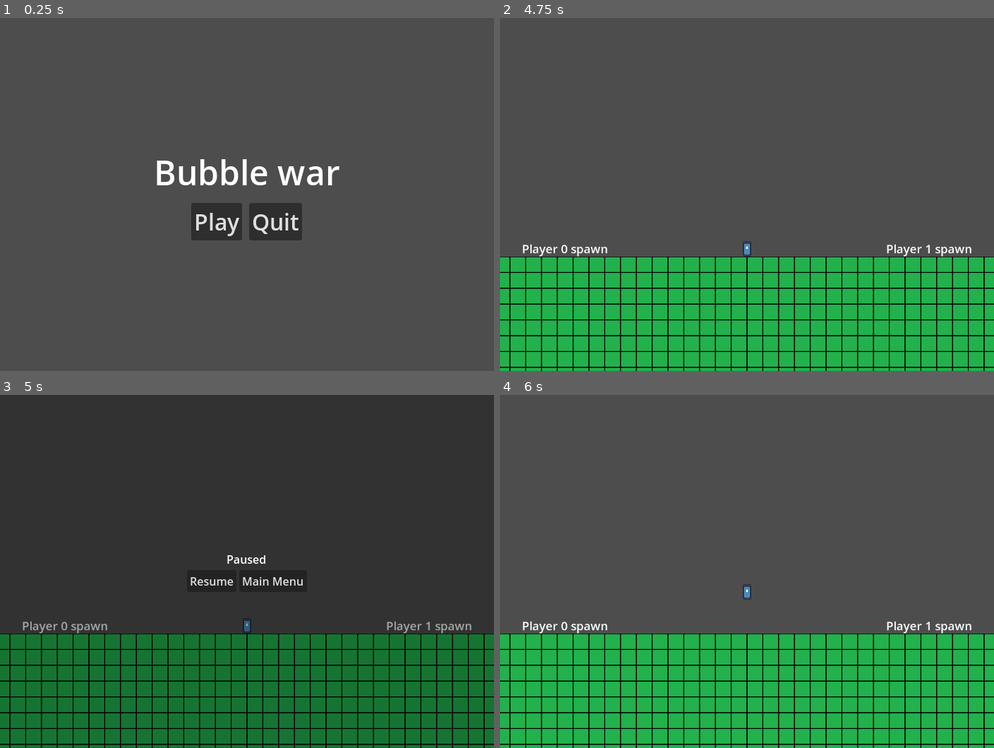
Above: before the commit, frames 1-4 (two rows, left to right).
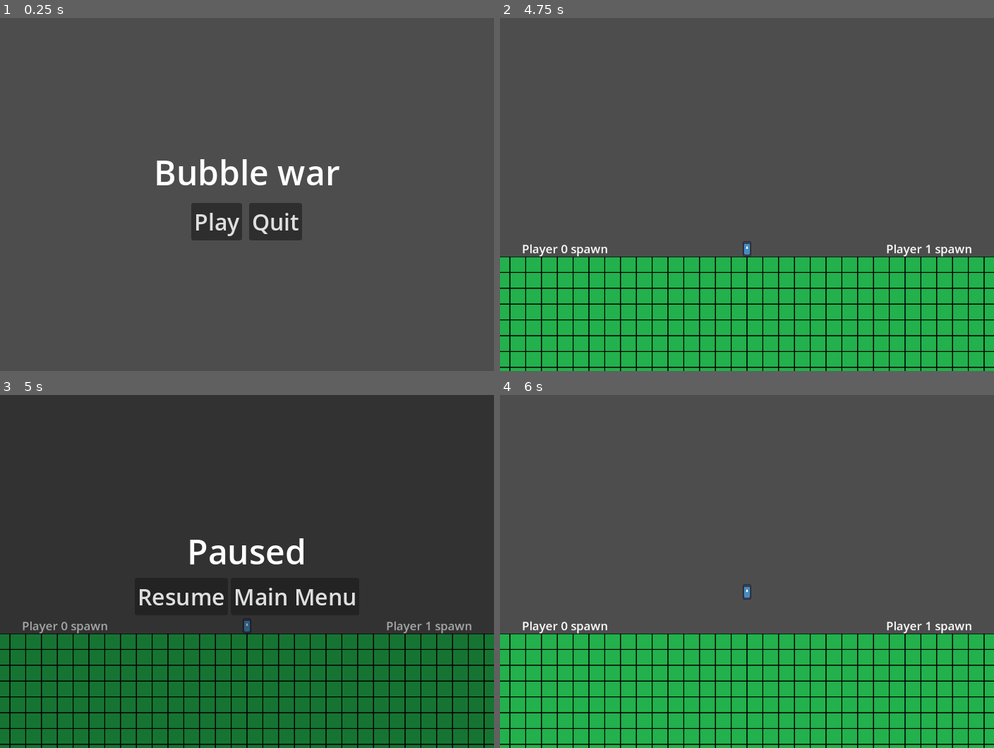
Above: after the commit, the same moments.

Repository: Frn1/GGJ-2025
Game: Godot game, scene res://scenes/main_menu.tscn
Two runs of this game, one before a commit and one after it. Both use one fixed random seed, a clock stepped at 60 frames per second and the inputs below. The engine's default icon, where the game draws it, is replaced by a stand-in: a white triangle on a blue panel in a dark square.
Inputs:
- Up to frame 1 (0.25 s): no input
- Up to frame 2 (4.75 s): click "Play" at 0.5 s; tap Enter at 1.25, 2.75, 4.25 s; tap Space at 2, 3.5 s
- Up to frame 3 (5 s): tap Escape (pause) at 4.9 s
- Up to frame 4 (6 s): click "Resume" at 5 s; tap Space at 5.75 s

Frames 1-2 are identical in both runs. In frame 3, 1.8% of the frame differs, in the area x 28-72%, y 40-60%; in frame 4, nothing differs.

Commit message:
Update pause menu to have bigger text

Diff:
--- a/ui/pause_menu.tscn
+++ b/ui/pause_menu.tscn
@@ -1,6 +1,9 @@
-[gd_scene load_steps=2 format=3 uid="uid://dontxjg52bvb7"]
+[gd_scene load_steps=3 format=3 uid="uid://dontxjg52bvb7"]
 
 [ext_resource type="Script" path="res://ui/pause_menu.gd" id="1_k1hg0"]
+
+[sub_resource type="LabelSettings" id="LabelSettings_berwx"]
+font_size = 48
 
 [node name="PauseMenu" type="Control"]
 layout_mode = 3
@@ -33,6 +36,7 @@
 layout_mode = 2
 size_flags_horizontal = 4
 text = "Paused"
+label_settings = SubResource("LabelSettings_berwx")
 
 [node name="Buttons" type="HBoxContainer" parent="VBoxContainer"]
 layout_mode = 2
@@ -42,11 +46,13 @@
 [node name="Resume" type="Button" parent="VBoxContainer/Buttons"]
 layout_mode = 2
 size_flags_vertical = 4
+theme_override_font_sizes/font_size = 32
 text = "Resume"
 metadata/_edit_use_anchors_ = true
 
 [node name="Main Menu" type="Button" parent="VBoxContainer/Buttons"]
 layout_mode = 2
+theme_override_font_sizes/font_size = 32
 text = "Main Menu"
 
 [connection signal="pressed" from="VBoxContainer/Buttons/Resume" to="." method="_on_resume_pressed"]
